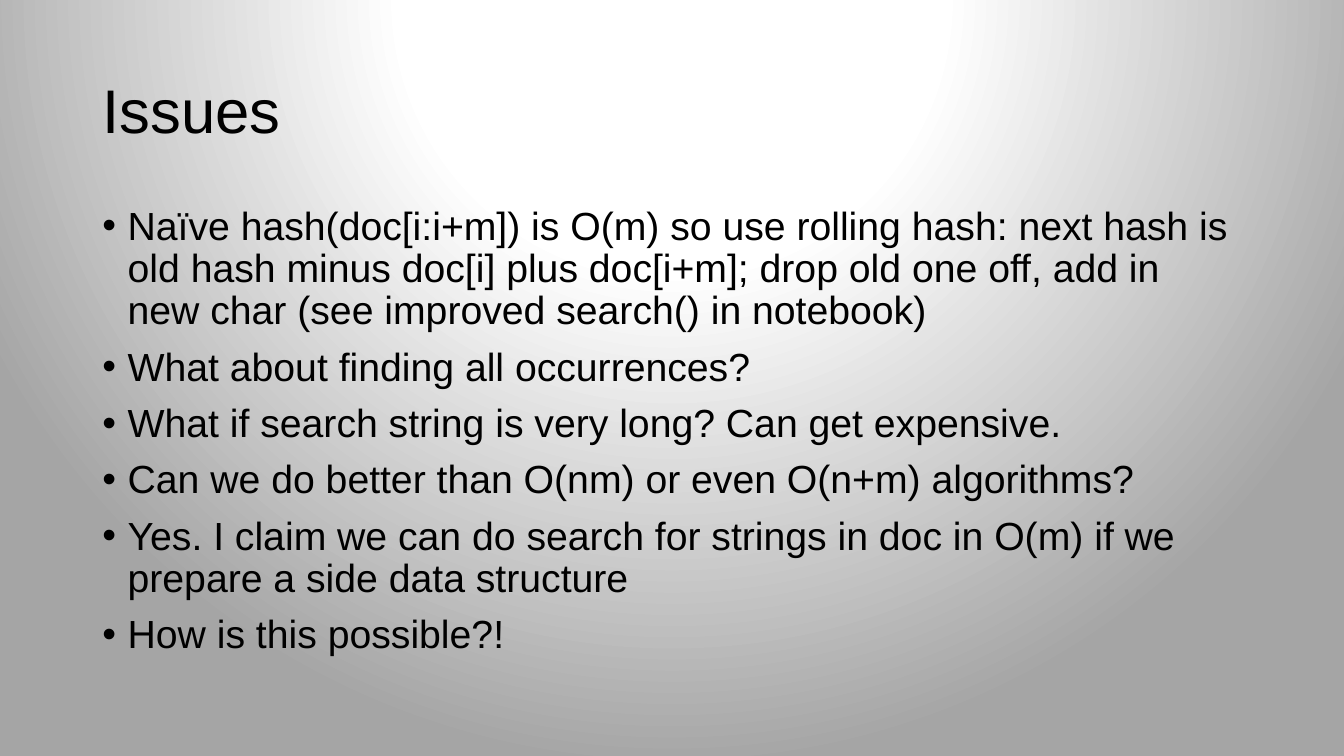
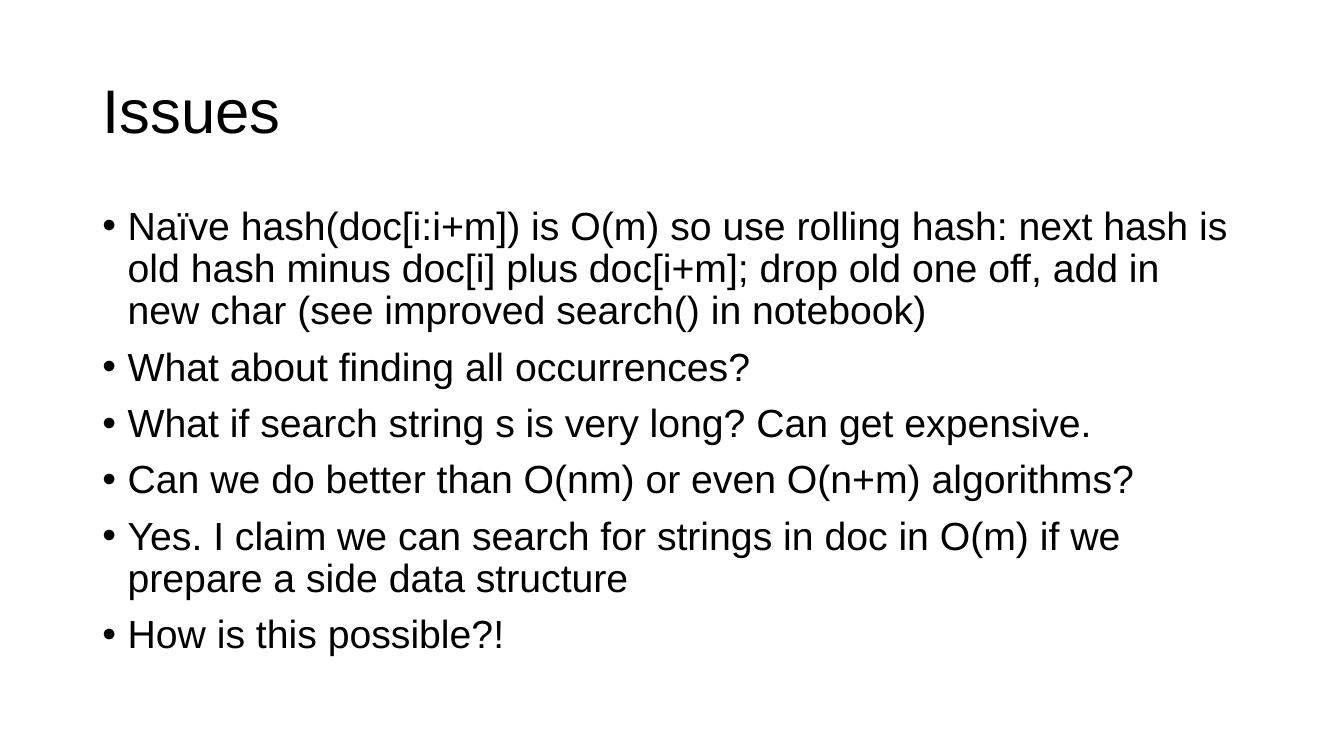
Before and after one commit to parrt/msds689, a slide deck: slide 8 of notes/searching.pptx. Drawn at 1344x756 pixels with LibreOffice and Linux fonts; fonts in the diff are those of the drawing; background and template pictures are left out. Boxes give left, top, right and bottom in pixels: in the first picture for what was removed or moved away, otherwise in the second. Text is boxed around its words. In the diff, an @@ line names an element or a change of style, - is before the commit and + after.

```diff
--- a/notes/searching.pptx
+++ b/notes/searching.pptx
@@ background gradient #FFFFFF to #A5A5A5 to #FFFFFF @@
@@ text at box(128, 408, 1091, 445): text changed @@
-• What if search string is very long? Can get expensive.
+• What if search string s is very long? Can get expensive.
@@ text at box(128, 521, 1120, 600): text changed @@
-• Yes. I claim we can do search for strings in doc in O(m) if we prepare a side data structure
+• Yes. I claim we can search for strings in doc in O(m) if we prepare a side data structure
```
Also in this commit, not shown: 8 other slides changed, 4 slides added, 1 slide removed, 5 other files.
